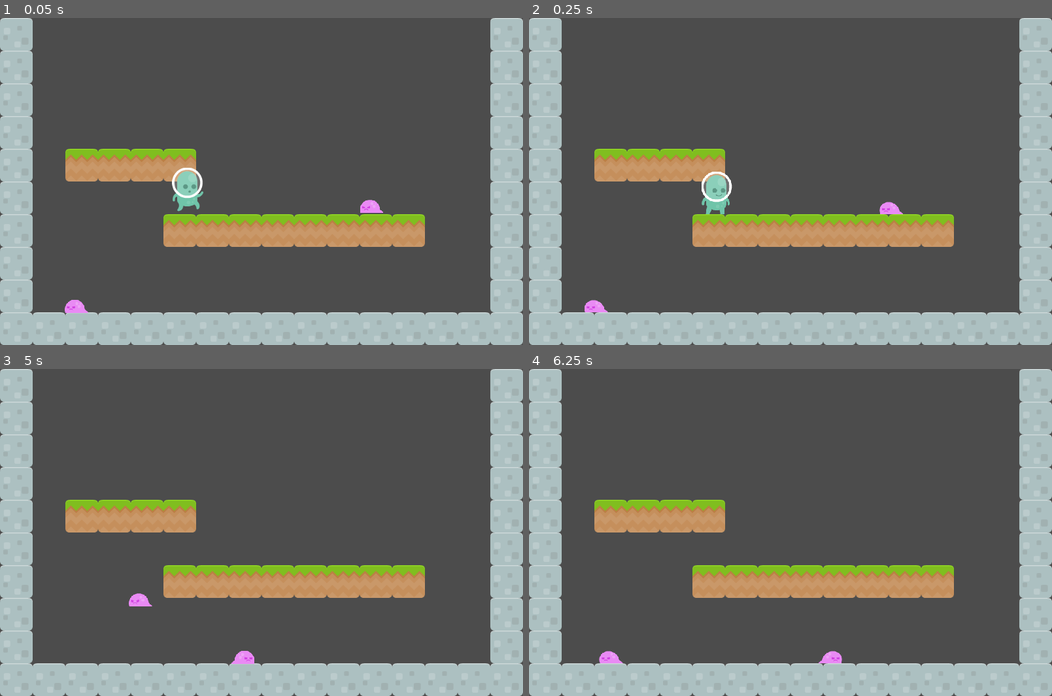
Above: before the commit, frames 1-4 (two rows, left to right).
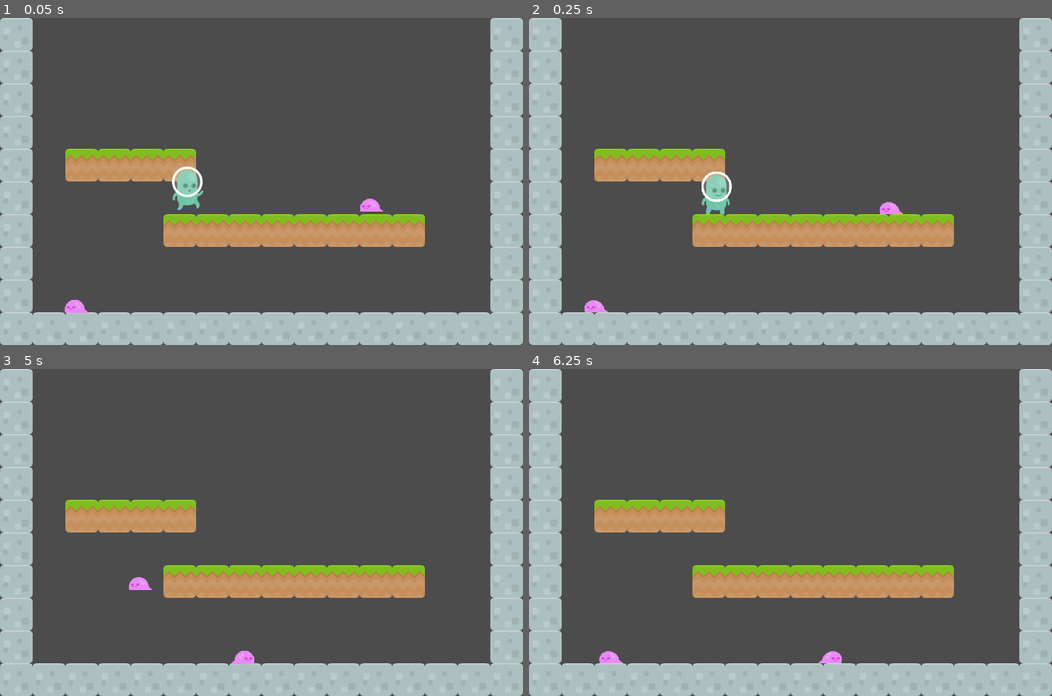
Above: after the commit, the same moments.

Repository: doctor-g/AltNaGaDeMon2021
Game: Godot game, scene res://World/Level.tscn
Same seed, same stepped clock (60 frames per second), same inputs: the game is played once before the commit and once after it.
Inputs:
- Up to frame 1 (0.05 s): no input
- Up to frame 2 (0.25 s): no input
- Up to frame 3 (5 s): hold D (move_right) 0.53-2.03 s; tap Z (jump) at 0.6, 0.77, 1.07, 1.52, 1.55, 1.82, 2.3, 2.85, 3.02, 3.32, 3.77, 3.8, 4.07, 4.52, 4.55, 4.82 s; tap S (duck) at 1.35 s; hold A (move_left) 2.03-2.78 s; tap X (fire) at 2.1, 4.35 s; hold D (move_right) 2.78-4.28 s; hold S (duck) 3.53-4.28 s; hold A (move_left) from 4.28 s (still down)
- Up to frame 4 (6.25 s): release A (move_left) at 5.03 s; hold D (move_right) 5.03-5.78 s; tap Z (jump) at 5.1, 6.02, 6.05 s; hold A (move_left) from 5.78 s (still down); tap S (duck) at 5.85 s

The runs differ from the first frame. In frame 1, 0.2% of the frame differs, in the area x 32-74%, y 45-60%; in frame 2, nothing differs; in frame 3, 0.3%, in the area x 24-30%, y 63-73%; in frame 4, nothing differs.

Commit message:
Adjust gravity and jump strength for better jumping

Diff:
--- a/project/Player/Player.gd
+++ b/project/Player/Player.gd
@@ -3,7 +3,7 @@
 const _PROJECTILE := preload("res://Player/Projectile/Projectile.tscn")
 
 export var speed := 250
-export var jump_strength := 920
+export var jump_strength := 780
 
 var _gravity = ProjectSettings.get_setting("physics/2d/default_gravity")
 var _velocity := Vector2.ZERO
--- a/project/Player/Player.tscn
+++ b/project/Player/Player.tscn
@@ -24,15 +24,15 @@
 "name": "idle",
 "speed": 5.0
 }, {
+"frames": [ ExtResource( 15 ) ],
+"loop": true,
+"name": "jump",
+"speed": 5.0
+}, {
 "frames": [ ExtResource( 8 ), ExtResource( 6 ), ExtResource( 2 ), ExtResource( 3 ), ExtResource( 1 ), ExtResource( 4 ), ExtResource( 5 ), ExtResource( 12 ), ExtResource( 7 ), ExtResource( 11 ), ExtResource( 10 ) ],
 "loop": true,
 "name": "walk",
 "speed": 10.0
-}, {
-"frames": [ ExtResource( 15 ) ],
-"loop": true,
-"name": "jump",
-"speed": 5.0
 } ]
 
 [node name="Player" type="KinematicBody2D" groups=["players"]]
--- a/project/project.godot
+++ b/project/project.godot
@@ -62,7 +62,7 @@
 [physics]
 
 common/enable_pause_aware_picking=true
-2d/default_gravity=50
+2d/default_gravity=30
 
 [rendering]
 
